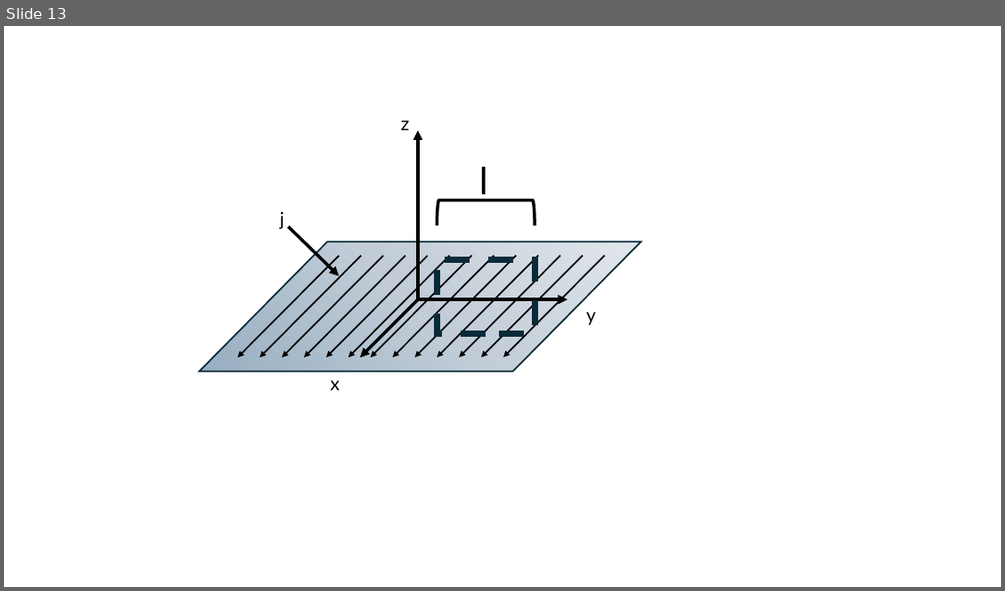
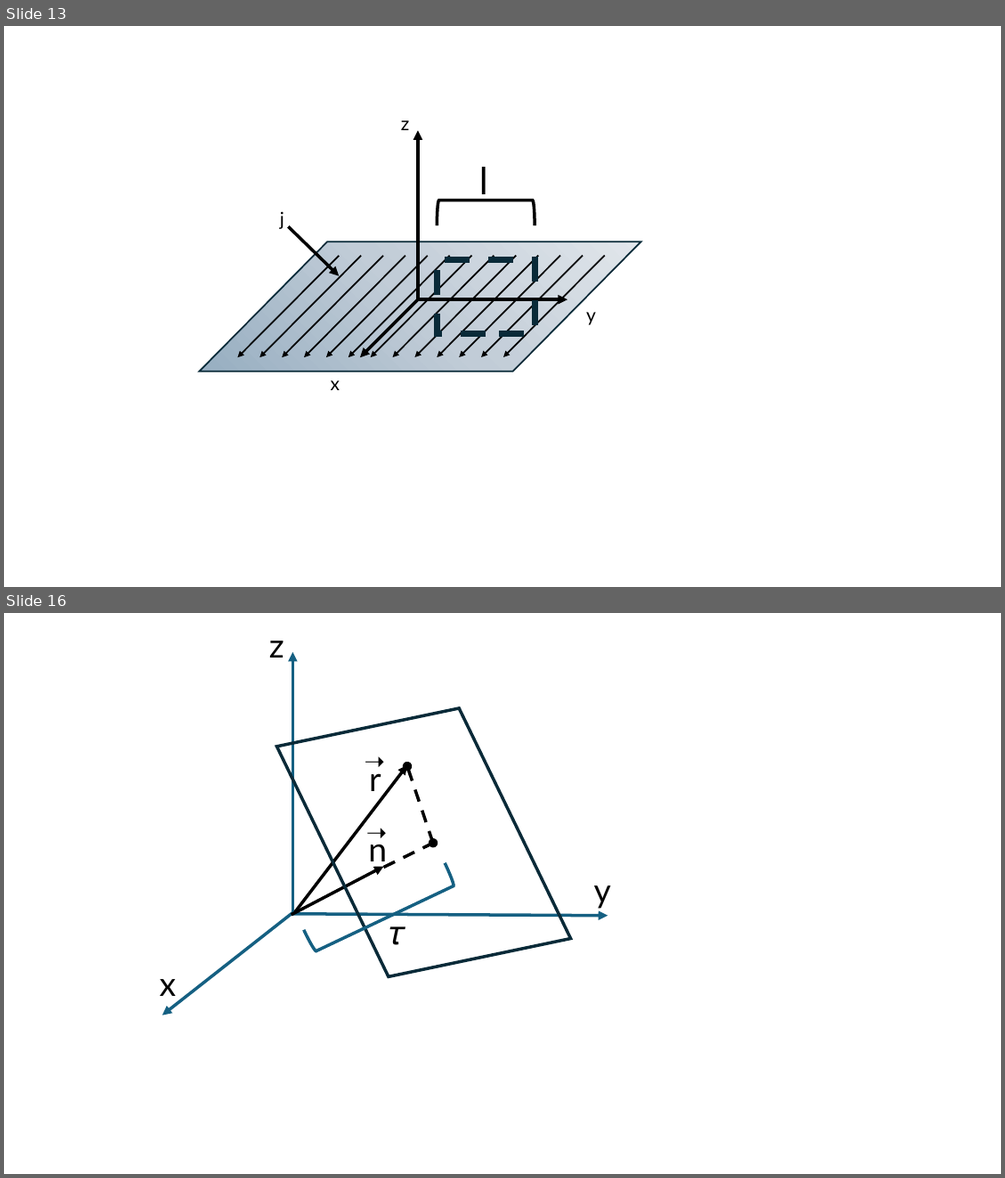
Before and after one commit to GuillermoRegodon/jupyter-em2fisuco-teoria, a slide deck: images/images.pptx. Shown one above the other, each under a label of ours: slide 13 before the commit, slides 13 and 16 after it; the slides between them are not shown. The pictures are 1005x591 and 1005x1178 pixels, drawn with LibreOffice and Linux fonts; fonts in the diff are those of the drawing. Boxes give left, top, right and bottom in pixels: in the first picture for what was removed or moved away, otherwise in the second. Text is boxed around its words. In the diff, an @@ line names an element or a change of style, - is before the commit and + after.

```diff
--- a/images/images.pptx
+++ b/images/images.pptx
@@ slide 16 added at box(4, 613, 1001, 1174), background #FFFFFF @@
@@ text added at box(269, 641, 284, 657), 32 pt, text #000000 @@
+z
@@ arrow added from (292, 913) to (292, 652), #156082 3 pt @@
@@ parallelogram added at box(276, 667, 571, 1018), outline #092A39 3 pt @@
@@ text added at box(357, 742, 388, 779), 24 pt, text #000000 @@
+➝
@@ arrow added from (295, 912) to (407, 765), #000000 3 pt @@
@@ text added at box(369, 762, 381, 797), 32 pt, text #000000 @@
+r
@@ arrow added from (433, 843) to (407, 766), #000000 3 pt dashed @@
@@ text added at box(358, 812, 389, 850), 24 pt, text #000000 @@
+➝
@@ text added at box(368, 833, 387, 868), 32 pt, text #000000 @@
+n
@@ arrow added from (384, 868) to (433, 843), #000000 3 pt dashed @@
@@ arrow added from (291, 915) to (384, 867), #000000 3 pt @@
@@ left bracket added at box(304, 862, 455, 952), outline #156082 3 pt @@
@@ text added at box(594, 885, 611, 908), 32 pt, text #000000 @@
+y
@@ arrow added from (293, 912) to (162, 1015), #156082 3 pt @@
@@ arrow added from (291, 914) to (607, 915), #156082 3 pt @@
@@ text added at box(389, 926, 405, 945), 32 pt, text #000000 @@
+𝜏
@@ text added at box(160, 979, 177, 996), 32 pt, text #000000 @@
+x
```
Also in this commit, not shown: 2 other slides added, 29 other files.
